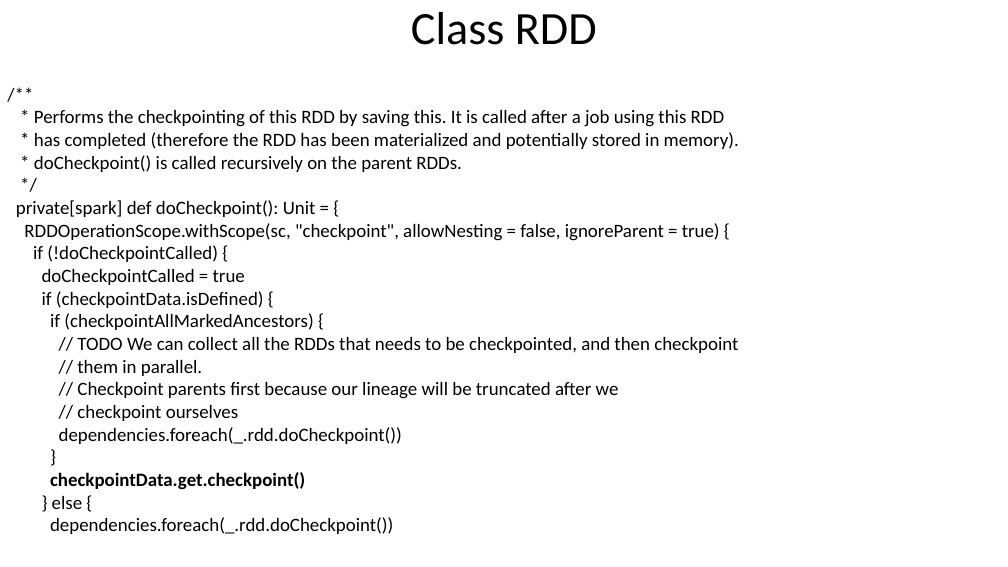
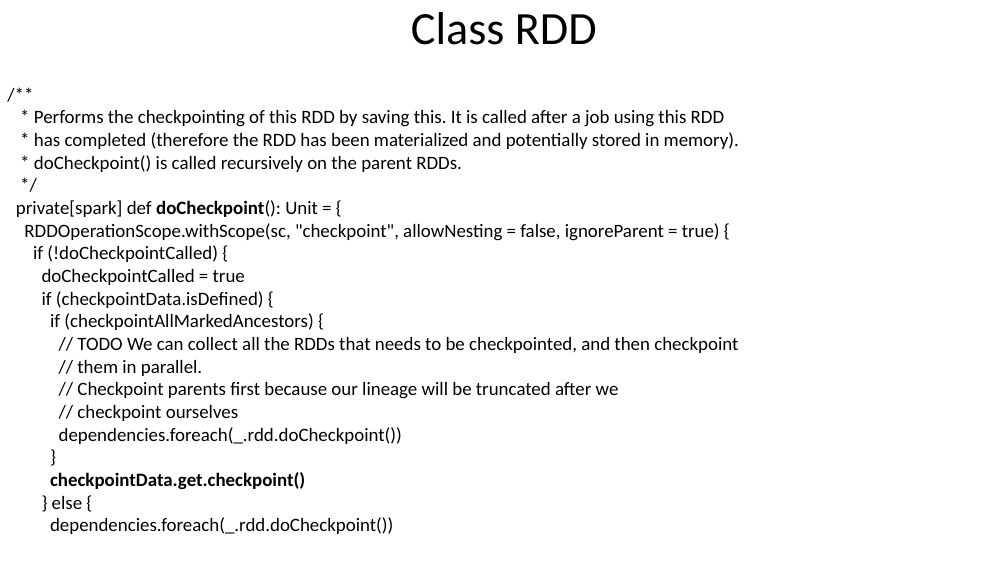
Before and after one commit to nkudinov/apache_spark_pptx, a slide deck: slide 12 of Spark_checkpoint.pptx (slide 11 before the commit). Drawn at 1008x567 pixels with LibreOffice and Linux fonts; fonts in the diff are those of the drawing. Boxes give left, top, right and bottom in pixels: in the first picture for what was removed or moved away, otherwise in the second. Text is boxed around its words. In the diff, an @@ line names an element or a change of style, - is before the commit and + after.

Commit message:
add more details about checkpoint

```diff
--- a/Spark_checkpoint.pptx
+++ b/Spark_checkpoint.pptx
@@ text at <box>16,200,318,217</box>: bold on in "doCheckpoint():" @@
```
Also in this commit, not shown: 6 other slides changed, 5 slides added, 3 slides removed.
